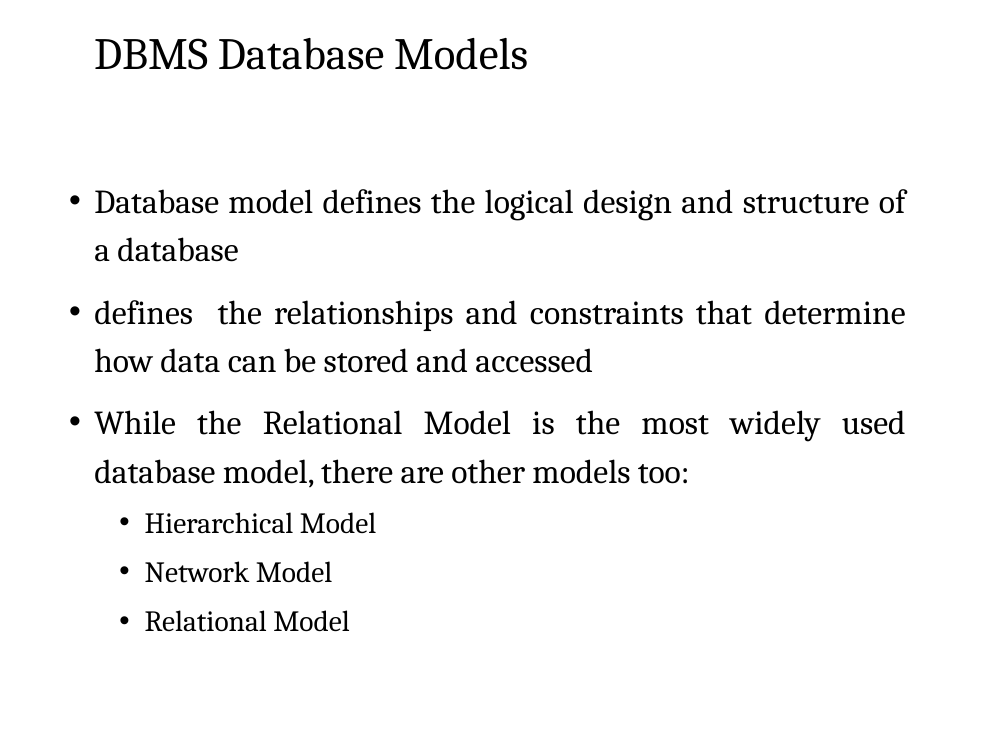
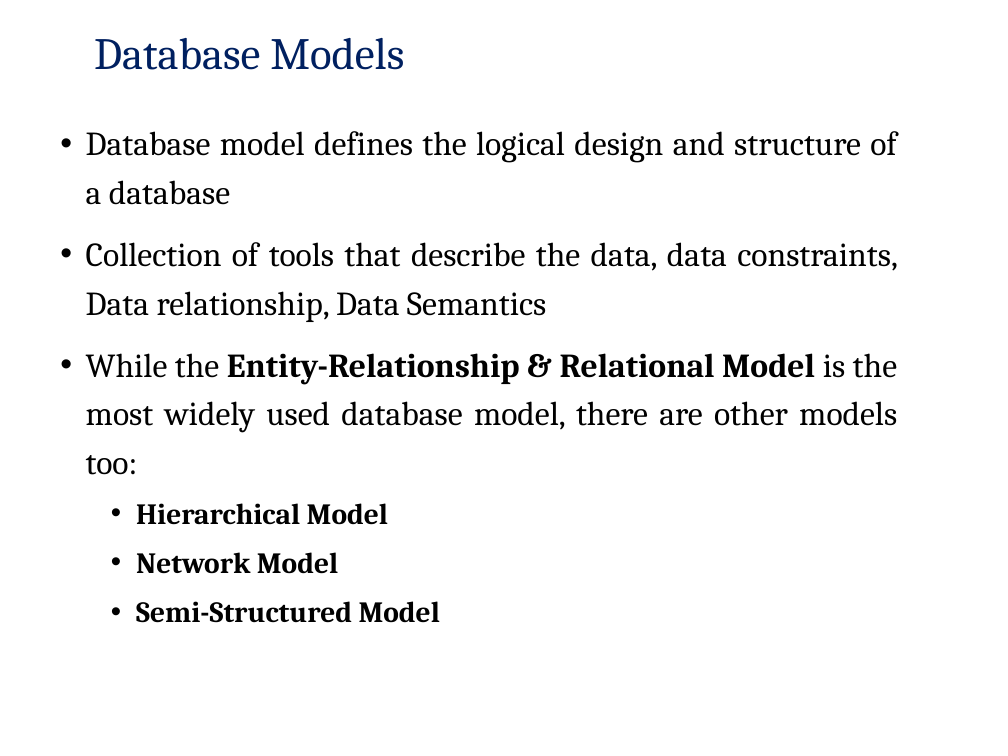
Before and after one commit to pankajfri/Training-Materials, a slide deck: slide 13 of Advanced Web Technologies/Database Concepts/Session1.pptx (slide 7 before the commit). Drawn at 1008x756 pixels with LibreOffice and Linux fonts; fonts in the diff are those of the drawing; background and template pictures are left out. Boxes give left, top, right and bottom in pixels: in the first picture for what was removed or moved away, otherwise in the second. Text is boxed around its words. In the diff, an @@ line names an element or a change of style, - is before the commit and + after.

Commit message:
dbms session 1

```diff
--- a/Advanced Web Technologies/Database Concepts/Session1.pptx
+++ b/Advanced Web Technologies/Database Concepts/Session1.pptx
@@ title at (94,38,404,70): text changed; text colour #000000 to #002060 @@
-DBMS Database Models
+Database Models
@@ text "Database model defines the logical ...": place and size @@
-text "Database model defines the logical ..." at (94,189,906,632)
+text "Database model defines the logical ..." at (86,131,898,623)
@@ text at (86,242,898,475): text changed @@
-• defines the relationships and constraints that determine how data can be stored and accessed
-• While the Relational Model is the most widely used database model, there are other models too:
+• Collection of tools that describe the data, data constraints, Data relationship, Data Semantics
+  • While the Entity-Relationship & Relational Model is the most widely used database model, there are other models too:
@@ text at (136,503,388,574): bold on in "Hierarchical Model", "Network Model" @@
@@ text at (136,601,440,623): text changed; bold on @@
-  • Relational Model
+  • Semi-Structured Model
```
Also in this commit, not shown: 10 other slides changed, 12 slides added, 9 slides removed, 13 other files.
